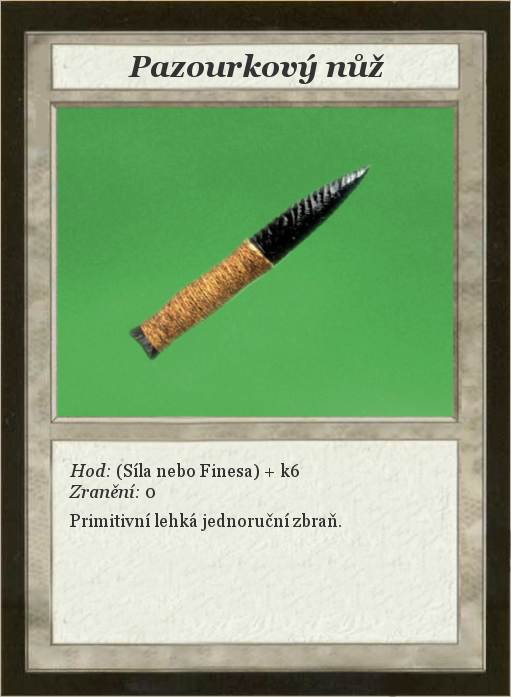
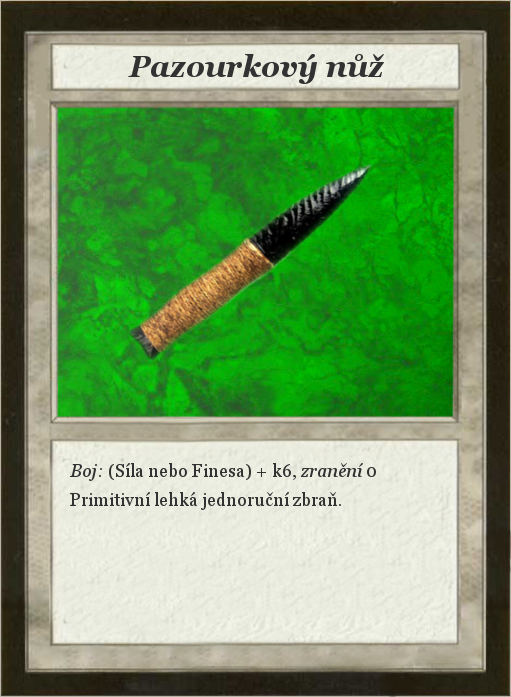
The second (511, 697) image is a revision of the first. Changes to its layers:
renamed "Hod: (Síla nebo Finesa) + k6 ..." to "Boj: (Síla nebo Finesa) + k6, ...", painted on it over <box>69,463,376,531</box>
renamed "OrcishBackground" to "Orcish background", painted on it over <box>57,106,455,417</box>
